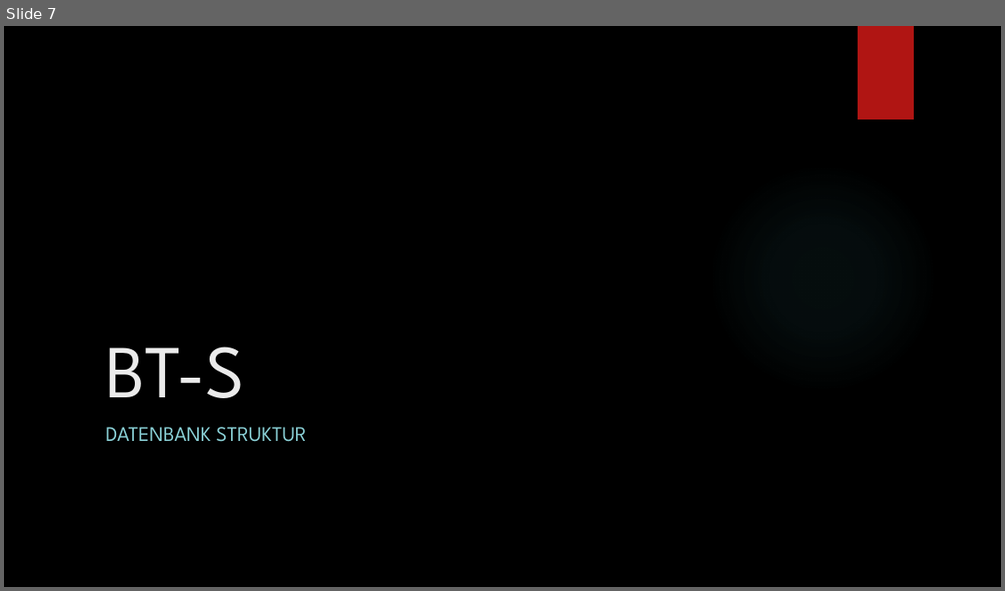
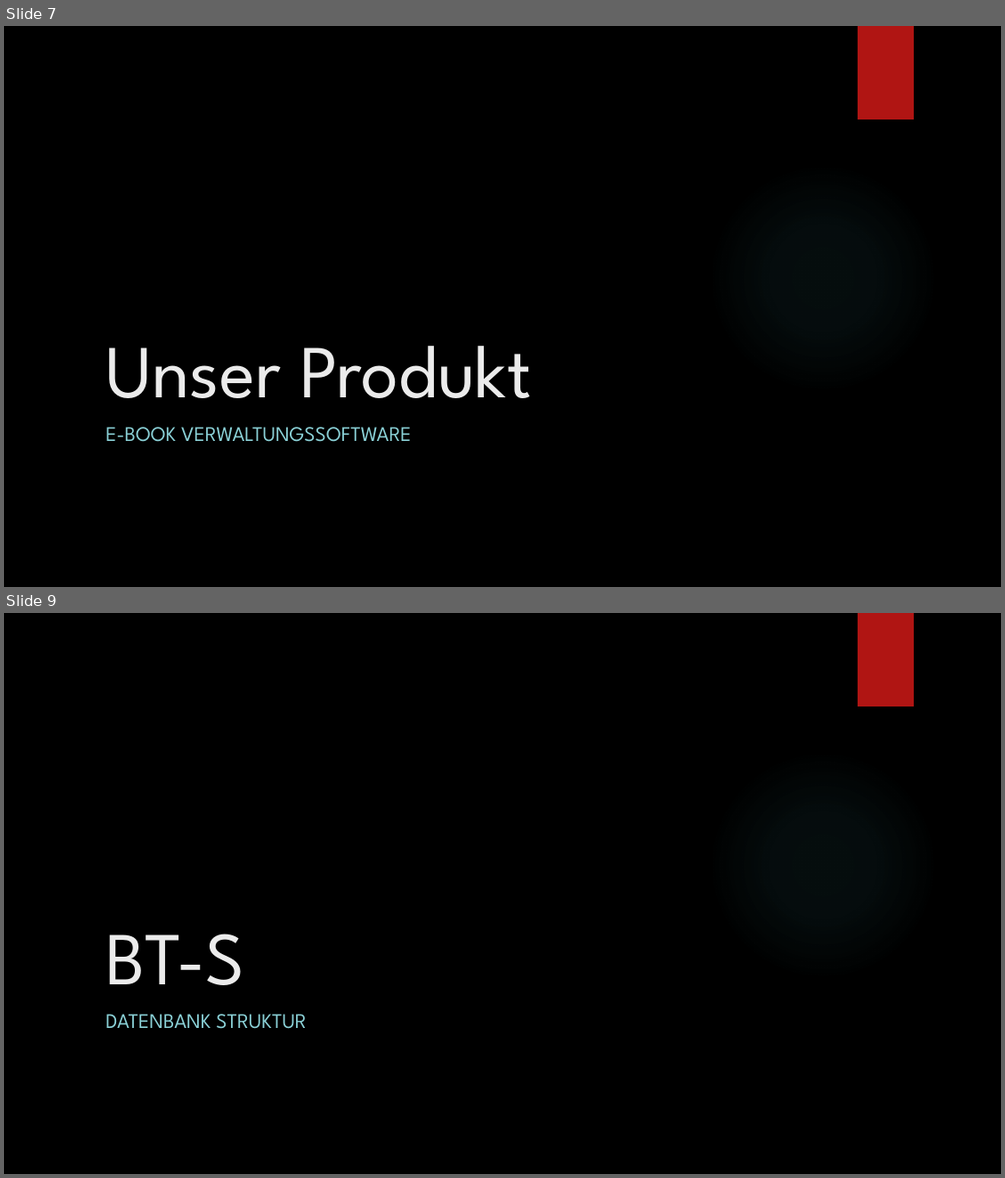
Before and after one commit to JonasNihal/SequenceBot, a slide deck: E-Book-Diagramme.pptx. Shown one above the other, each under a label of ours: slide 7 before the commit, slides 7 and 9 after it; the slides between them are not shown. The pictures are 1005x591 and 1005x1178 pixels, drawn with LibreOffice and Linux fonts; fonts in the diff are those of the drawing; background and template pictures are left out. Boxes give left, top, right and bottom in pixels: in the first picture for what was removed or moved away, otherwise in the second. Text is boxed around its words. In the diff, an @@ line names an element or a change of style, - is before the commit and + after.

```diff
--- a/E-Book-Diagramme.pptx
+++ b/E-Book-Diagramme.pptx
@@ slide 7 added at (x1=4, y1=26, x2=1001, y2=587), background picture (left out); not listed: 2 template elements that a slide beside it also shows @@
@@ title added at (x1=105, y1=346, x2=532, y2=398), 72 pt, text #EBEBEB @@
+Unser Produkt
@@ subtitle added at (x1=105, y1=426, x2=412, y2=442), 20 pt, text #8AD0D6 @@
+E-BOOK VERWALTUNGSSOFTWARE
@@ what was slide 7 is now slide 9 @@
```
Also in this commit, not shown: 2 slides changed, 1 other slide added.
